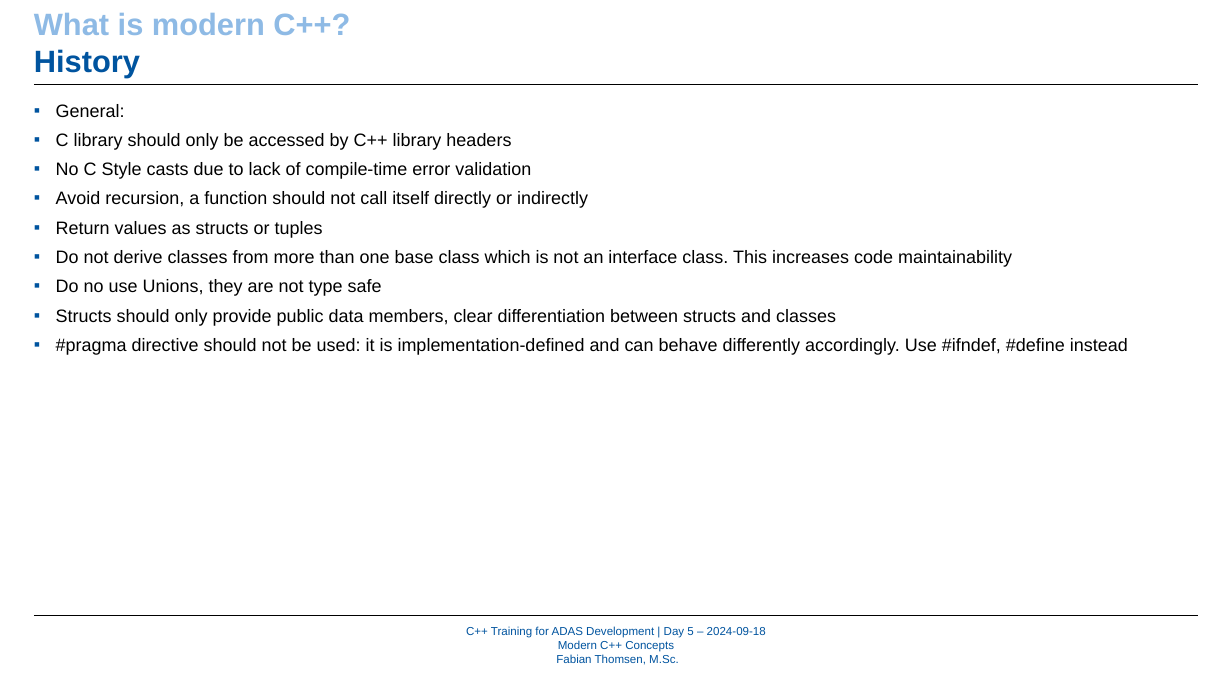
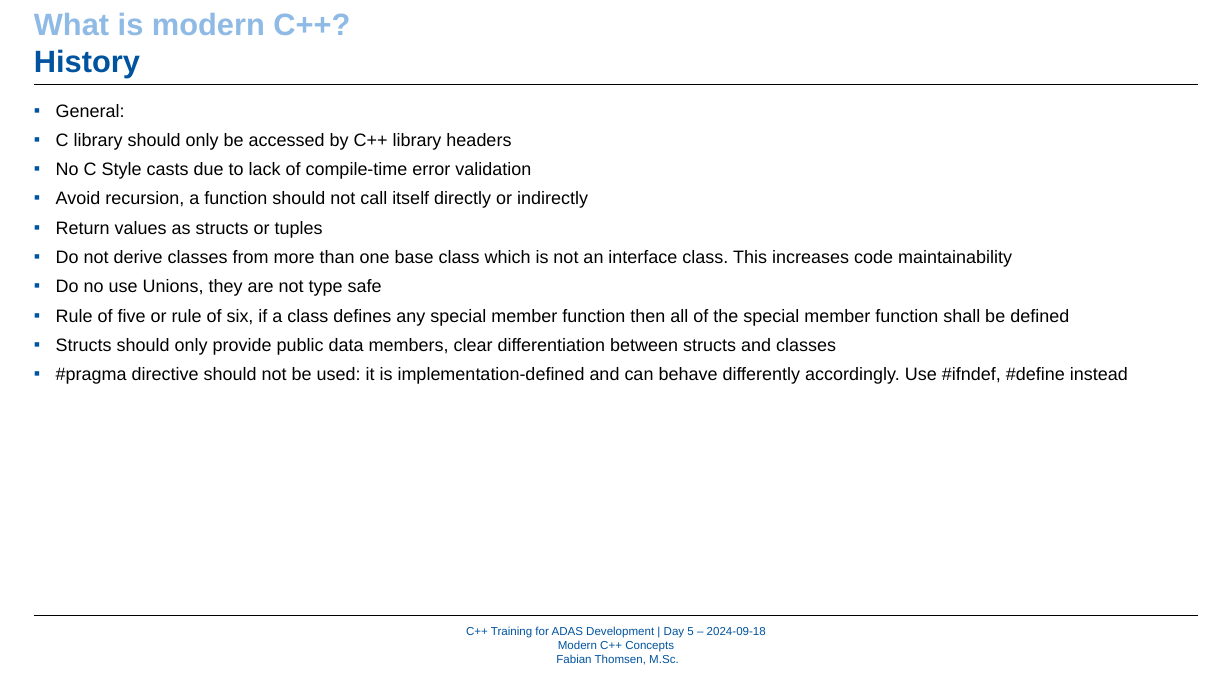
Before and after one commit to WhR4Ven/Diss_Dokument, a slide deck: slide 76 of Vortrag/05_ModernCPPConcepts_Part1 - Kopie.pptx (slide 12 before the commit). Drawn at 1232x693 pixels with LibreOffice and Linux fonts; fonts in the diff are those of the drawing; background and template pictures are left out. Boxes give left, top, right and bottom in pixels: in the first picture for what was removed or moved away, otherwise in the second. Text is boxed around its words. In the diff, an @@ line names an element or a change of style, - is before the commit and + after.

```diff
--- a/Vortrag/05_ModernCPPConcepts_Part1 - Kopie.pptx
+++ b/Vortrag/05_ModernCPPConcepts_Part1 - Kopie.pptx
@@ text at (56, 309, 1069, 326): paragraph added @@
+▪ Rule of five or rule of six, if a class defines any special member function then all of the special member function shall be defined
```
Also in this commit, not shown: 3 other slides changed, 65 slides added, 5 slides removed, 13 other files.
